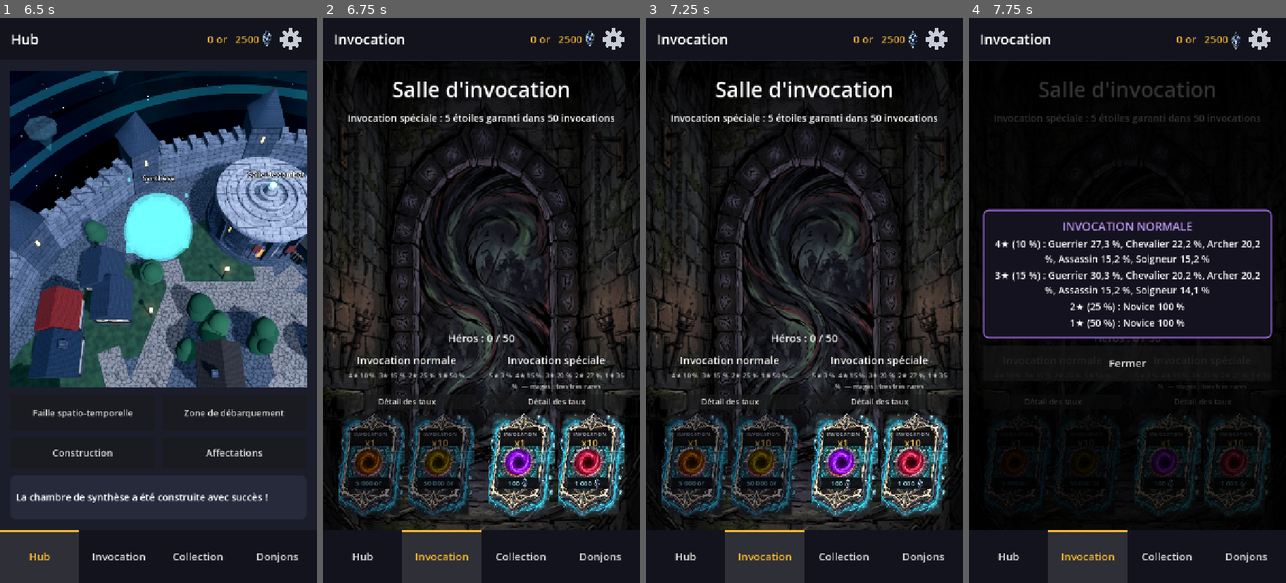
Above: before the commit, frames 1-4 (left to right).
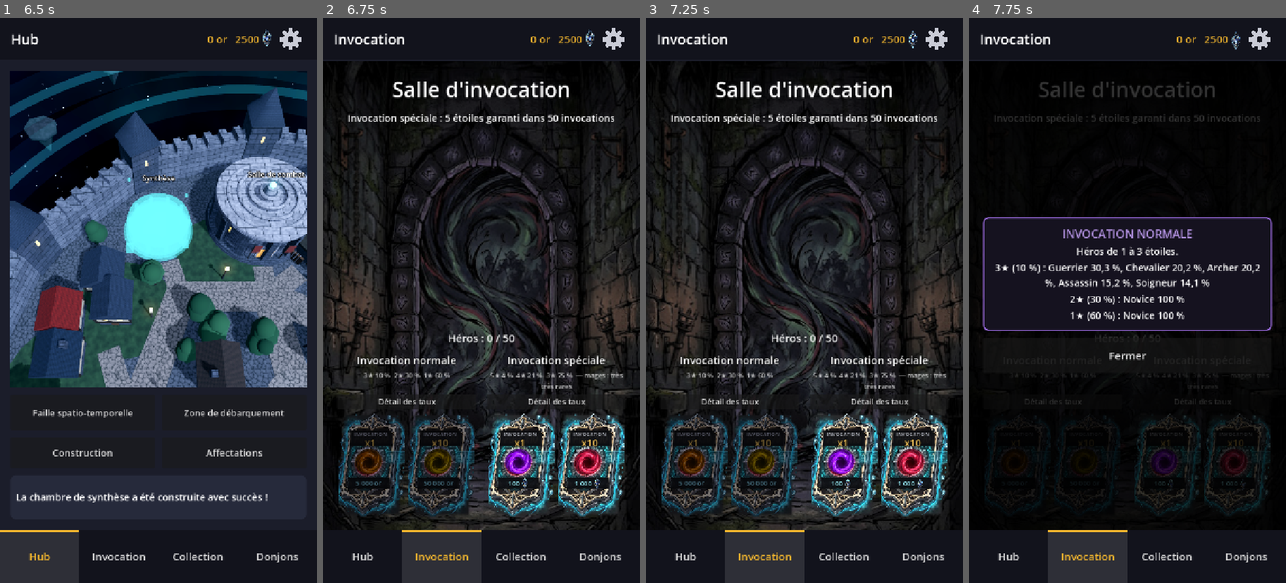
Above: after the commit, the same moments.

Repository: usksyz/project_gacha
Game: Godot game, scene res://scenes/main.tscn
The game is run twice, just before and just after one commit, with the same random seed, the same clock (stepped at 60 frames per second) and the same inputs.
Inputs (mouse positions are in pixels of both pictures, inside the frame that each line leads up to):
- Up to frame 1 (6.5 s): click (291, 40) at 0.52 s; click "Recommencer la partie" at 1.25 s; click "Faille spatio-temporelle" at 2 s; click "Zone de débarquement" at 2.75 s; click "Construction" at 3.5 s; click "Affectations" at 4.25 s; click (231, 210) at 5.02 s; click "Hub" at 5.75 s
- Up to frame 2 (6.75 s): click "Invocation" at 6.5 s
- Up to frame 3 (7.25 s): no input
- Up to frame 4 (7.75 s): click "Détail des taux" at 7.25 s

Frame 1 is identical in both runs. In frame 2, 0.6% of the frame differs, in the area x 8-96%, y 62-66%; in frame 3, 0.6%; in frame 4, 7.4%, in the area x 4-96%, y 33-66%.

Commit message:
Invocations alignées sur l'œuvre : or de 1 à 3 étoiles, gemmes de 3 à 5 étoiles
Taux provisoires (choix du porteur du projet) : or 60/30/10 %, gemmes 75/21/4 % avec la pity de 50.
Les mages restent réservés aux gemmes. « Détail des taux » rappelle les étoiles possibles et la pity.

Co-Authored-By: Claude Opus 5.5 <noreply@anthropic.com>

Diff:
--- a/scripts/game_data/summon.gd
+++ b/scripts/game_data/summon.gd
@@ -8,19 +8,20 @@
 # Invocation
 # ---------------------------------------------------------------------------
 
-## Deux sortes d'invocation (cahier des charges) :
+## Deux sortes d'invocation, comme dans l'œuvre (choix du porteur du projet, aligné sur l'œuvre :
+## « invocation gratuite : 1 à 3 étoiles ; invocation payante : 3 à 5 étoiles ») :
 ## - « normal » : héros de base, payée en or, la monnaie gagnée en jouant. C'est l'invocation
-##   « gratuite » du cahier (sans argent réel) : 1 % de chances d'un 4 étoiles, et pas de 5 étoiles ;
-## - « special » : héros spéciaux, payée en gemmes, avec de meilleures chances de hauts rangs.
+##   « gratuite » du cahier (sans argent réel) : de 1 à 3 étoiles ;
+## - « special » : héros spéciaux, payée en gemmes : de 3 à 5 étoiles.
 ##   C'est la seule qui peut donner un mage, et elle a un pity (5 étoiles garanti).
 ## « cost » : prix d'une invocation ; « currency » : "gold" ou "gems" ;
-## « rates » : probabilité de chaque rareté (le total fait 1.0, soit 100 %). Chiffres provisoires.
+## « rates » : probabilité de chaque rareté, de la plus haute à la plus basse (le total fait 1.0,
+## soit 100 %). Une rareté absente ne peut pas sortir. Taux provisoires.
 const SUMMON_TYPES := {
 	"normal": {"name": "Invocation normale", "cost": 5000, "currency": "gold", "mages": false,
-		"rates": {5: 0.0, 4: 0.10, 3: 0.15, 2: 0.25, 1: 0.50}},  # taux choisis par le porteur du projet
+		"rates": {3: 0.10, 2: 0.30, 1: 0.60}},
 	"special": {"name": "Invocation spéciale", "cost": 100, "currency": "gems", "mages": true,
-		# Choix du porteur du projet : comme l'or, mais moins de 1 étoile, un peu plus des autres, et des 5 étoiles.
-		"rates": {5: 0.03, 4: 0.15, 3: 0.20, 2: 0.27, 1: 0.35}},
+		"rates": {5: 0.04, 4: 0.21, 3: 0.75}},
 }
 
 ## Nombre maximum de héros vivants pour invoquer, choix du porteur du projet (les morts ne comptent pas ;
@@ -45,9 +46,9 @@
 ## on tire la classe selon ce tableau (le total de chaque ligne fait 1.0, soit 100 %).
 ## Les 1 et 2 étoiles sont des gens ordinaires : tous « Novice ».
 ## Les mages ne s'obtiennent que par invocation spéciale, avec une très très faible chance :
-## 1 % des 3 étoiles et plus. Comme 38 % des invocations spéciales donnent un 3 étoiles ou plus,
-## environ 0,4 % des invocations spéciales donnent un mage (à peu près 1 toutes les 260).
-## Dans l'invocation normale, la part des mages est simplement retirée du tirage.
+## 1 % des 3 étoiles et plus. Comme toutes les invocations spéciales donnent un 3 étoiles ou plus,
+## 1 % des invocations spéciales donnent un mage (à peu près 1 toutes les 100).
+## Dans l'invocation normale (ses 3 étoiles), la part des mages est simplement retirée du tirage.
 ## Chiffres provisoires, à régler.
 const CLASS_RATES := {
 	1: {"Novice": 1.0},
@@ -124,7 +125,7 @@
 			if rarity == 5 and special:
 				pity_counter = 0
 			return rarity
-	return 1
+	return rates.keys().back()  # (arrondi des taux) la plus basse rareté de cette invocation
 
 
 ## Chances de chaque classe pour une rareté (voir CLASS_RATES). Sans les mages (invocation
--- a/scripts/summon_screen.gd
+++ b/scripts/summon_screen.gd
@@ -206,7 +206,10 @@
 ## Fenêtre du détail des taux : pour chaque rareté d'étoiles, la répartition des classes.
 func _show_rates(summon_type: String) -> void:
 	var info: Dictionary = GameData.SUMMON_TYPES[summon_type]
-	var lines := []
+	var rarities: Array = info["rates"].keys().filter(func(r): return info["rates"][r] > 0.0)
+	var lines := ["Héros de %d à %d étoiles." % [rarities.min(), rarities.max()]]
+	if summon_type == "special":
+		lines.append("Pity : un 5★ garanti au bout de %d invocations spéciales sans 5★." % GameData.PITY_LIMIT)
 	for rarity in info["rates"]:
 		if info["rates"][rarity] <= 0.0:
 			continue
Not shown, changed: CLAUDE.md
